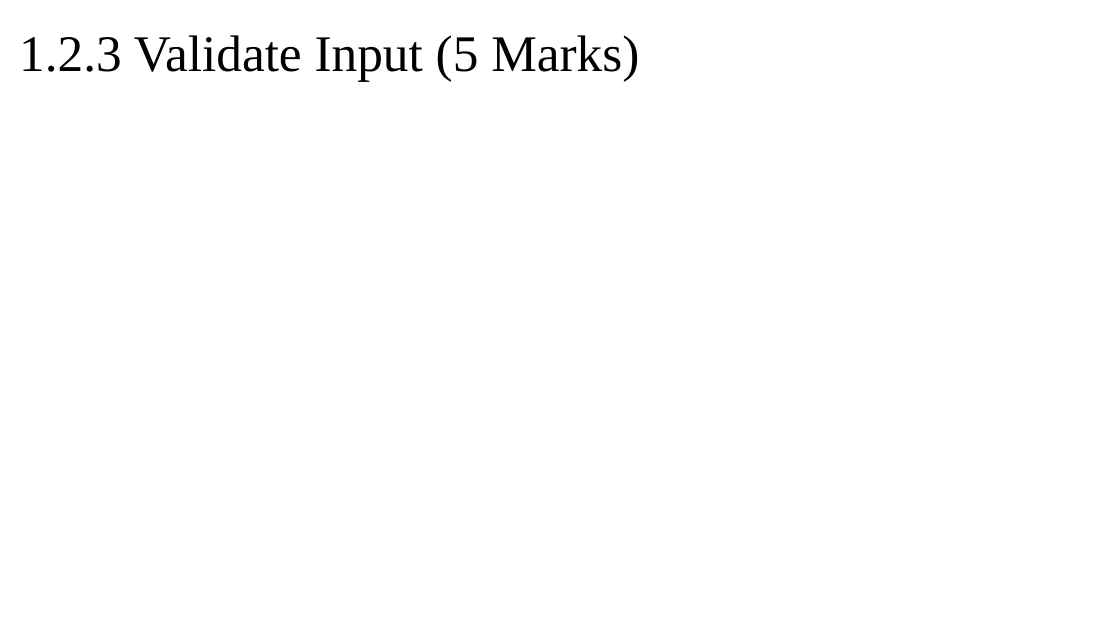
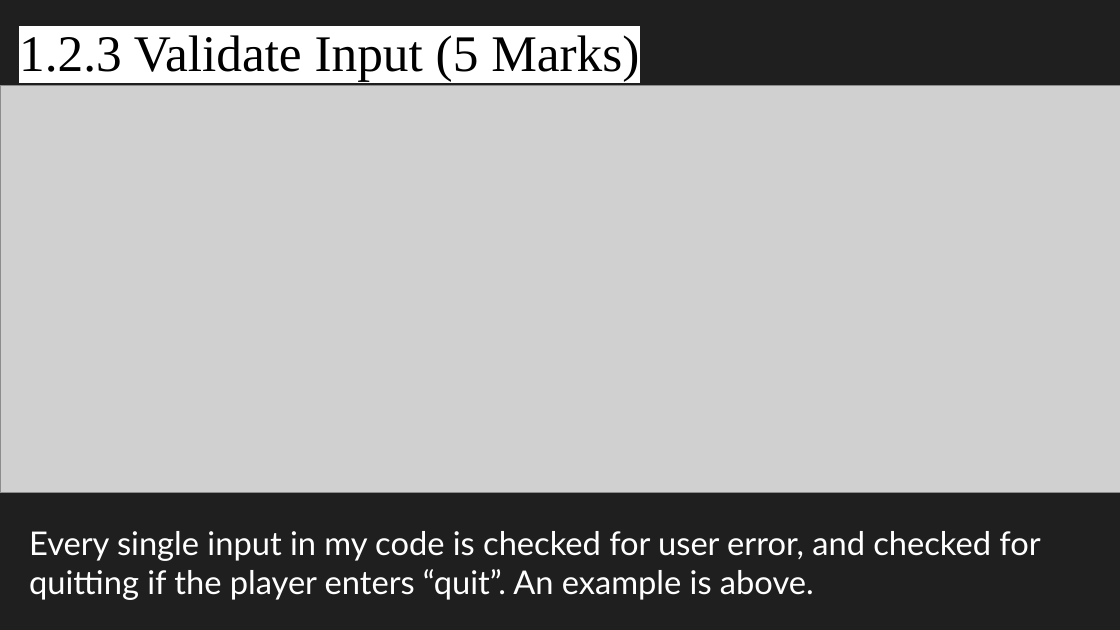
Before and after one commit to prawny-boy/Trig-Game, a slide deck: slide 10 of CAT Y8 Inv1 Presentation.pptx (slide 9 before the commit). Drawn at 1120x630 pixels with LibreOffice and Linux fonts; fonts in the diff are those of the drawing; grey boxes stand for pictures; background and template pictures are left out. Boxes give left, top, right and bottom in pixels: in the first picture for what was removed or moved away, otherwise in the second. Text is boxed around its words. In the diff, an @@ line names an element or a change of style, - is before the commit and + after.

```diff
--- a/CAT Y8 Inv1 Presentation.pptx
+++ b/CAT Y8 Inv1 Presentation.pptx
@@ background picture (left out) to #1F1F1F @@
@@ picture added at (x1=0, y1=86, x2=1120, y2=493) @@
@@ text added at (x1=29, y1=531, x2=1040, y2=600), 28 pt, text #FFFFFF @@
+Every single input in my code is checked for user error, and checked for quitting if the player enters “quit”. An example is above.
```
Also in this commit, not shown: 5 other slides changed, 18 slides added, 1 other file.
